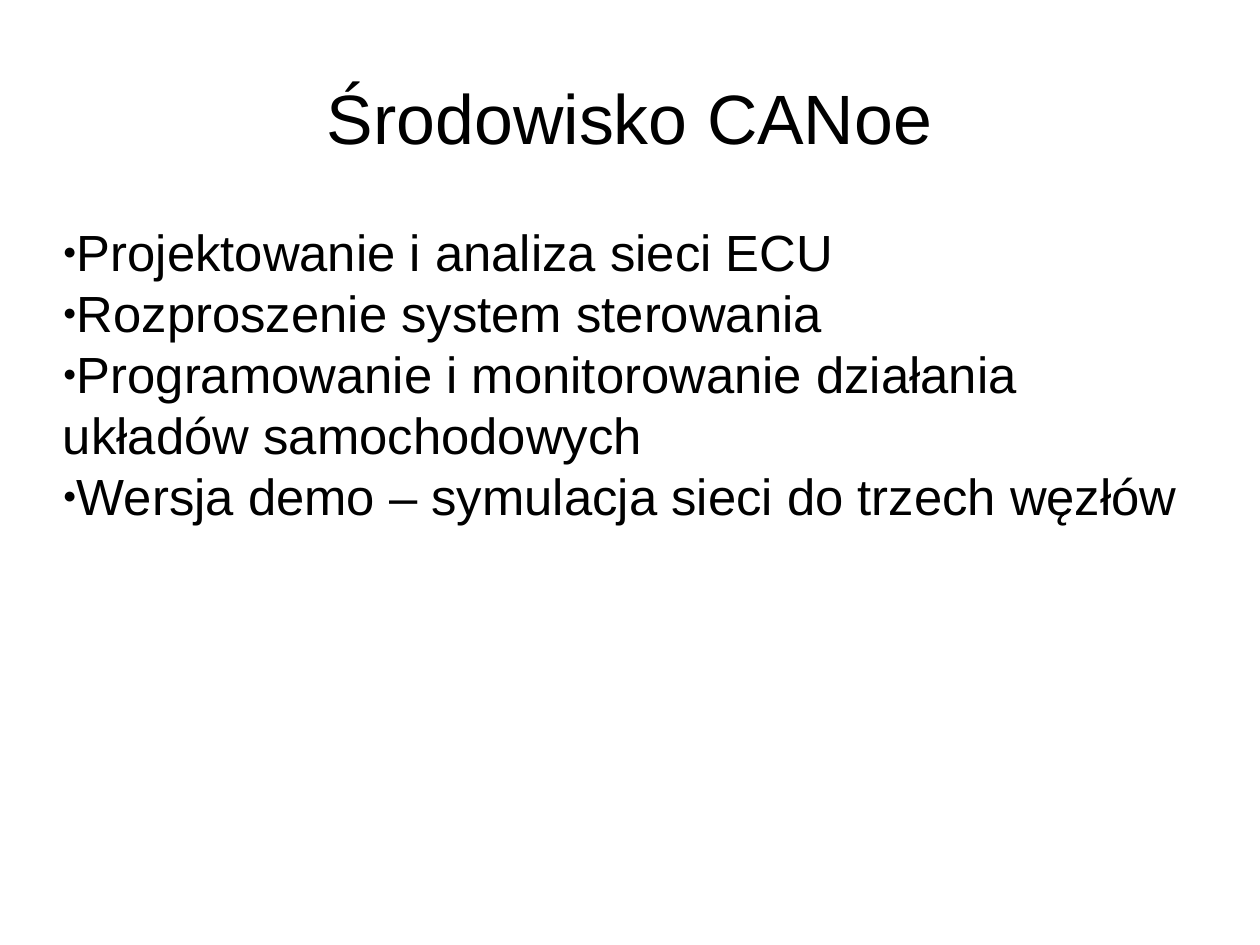
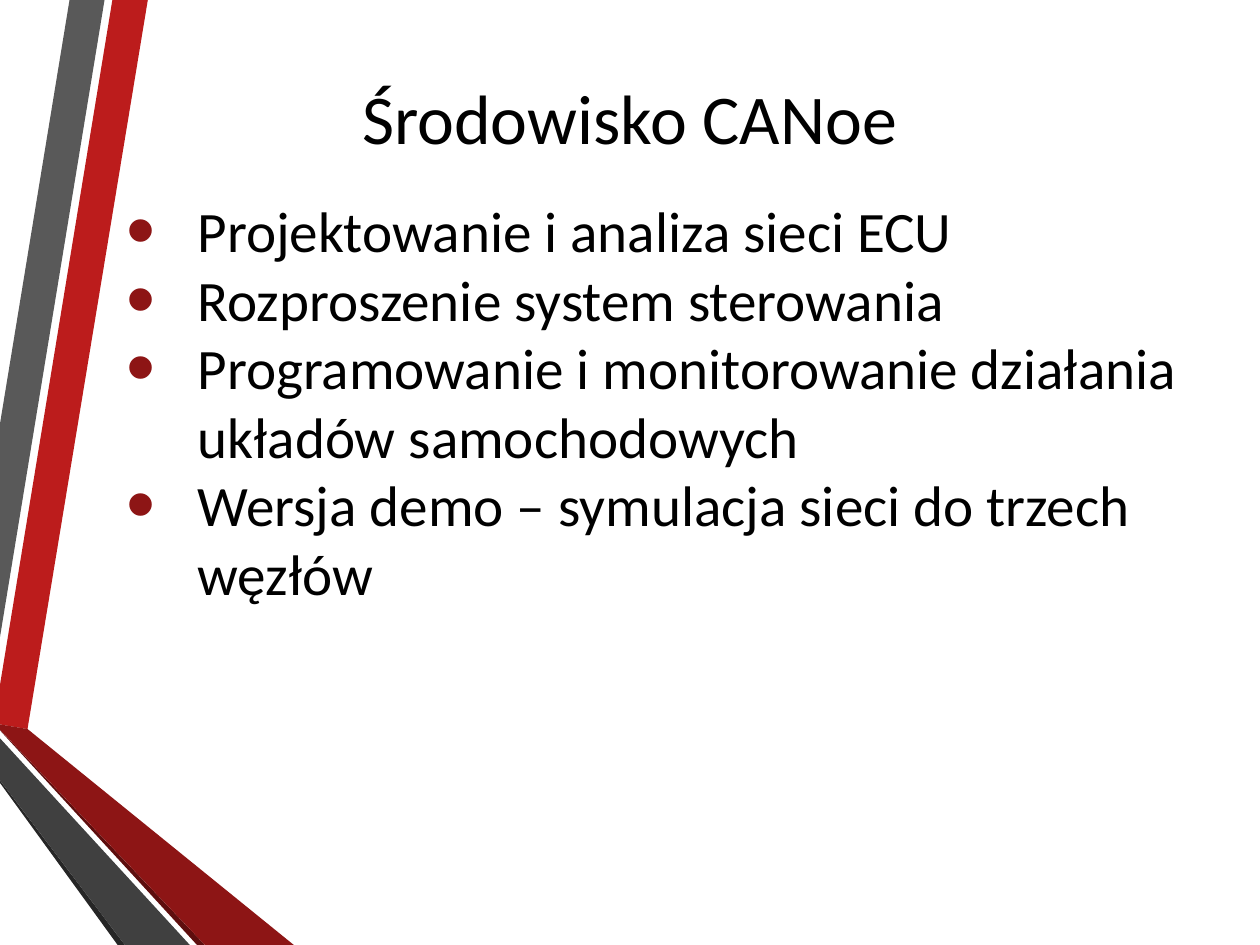
Before and after one commit to AleksanderPasiut/APProject_TrafficLights, a slide deck: slide 4 of prezentacja.pptx. Drawn at 1260x945 pixels with LibreOffice and Linux fonts; fonts in the diff are those of the drawing; background and template pictures are left out. Boxes give left, top, right and bottom in pixels: in the first picture for what was removed or moved away, otherwise in the second. Text is boxed around its words. In the diff, an @@ line names an element or a change of style, - is before the commit and + after.

```diff
--- a/prezentacja.pptx
+++ b/prezentacja.pptx
@@ text "Środowisko CANoe" at box(362, 86, 897, 145): font Arial to Calibri, letter outline none to #0D0D0D 0.75 pt @@
@@ text "Projektowanie i analiza sieci ECU": place and size @@
-text "Projektowanie i analiza sieci ECU" at box(63, 234, 1177, 526)
+text "Projektowanie i analiza sieci ECU" at box(198, 212, 1176, 605)
@@ text "Projektowanie i analiza sieci ECU" at box(198, 212, 1176, 605): size 32 to 36 pt, font Arial to Calibri; bullet ● to • @@
@@ group added at box(0, 0, 294, 945): 6 freeform shapes @@
```
Also in this commit, not shown: 11 other slides changed, 1 slide added, 1 other file.
